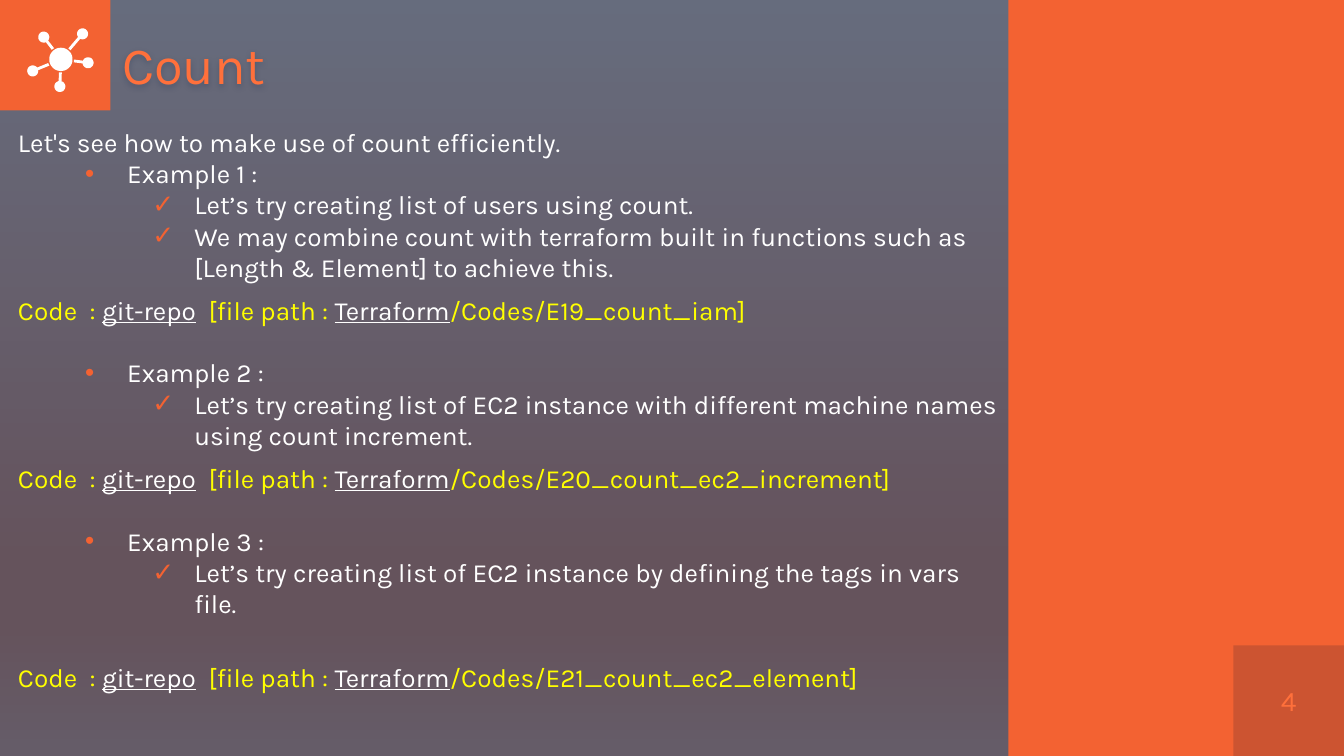
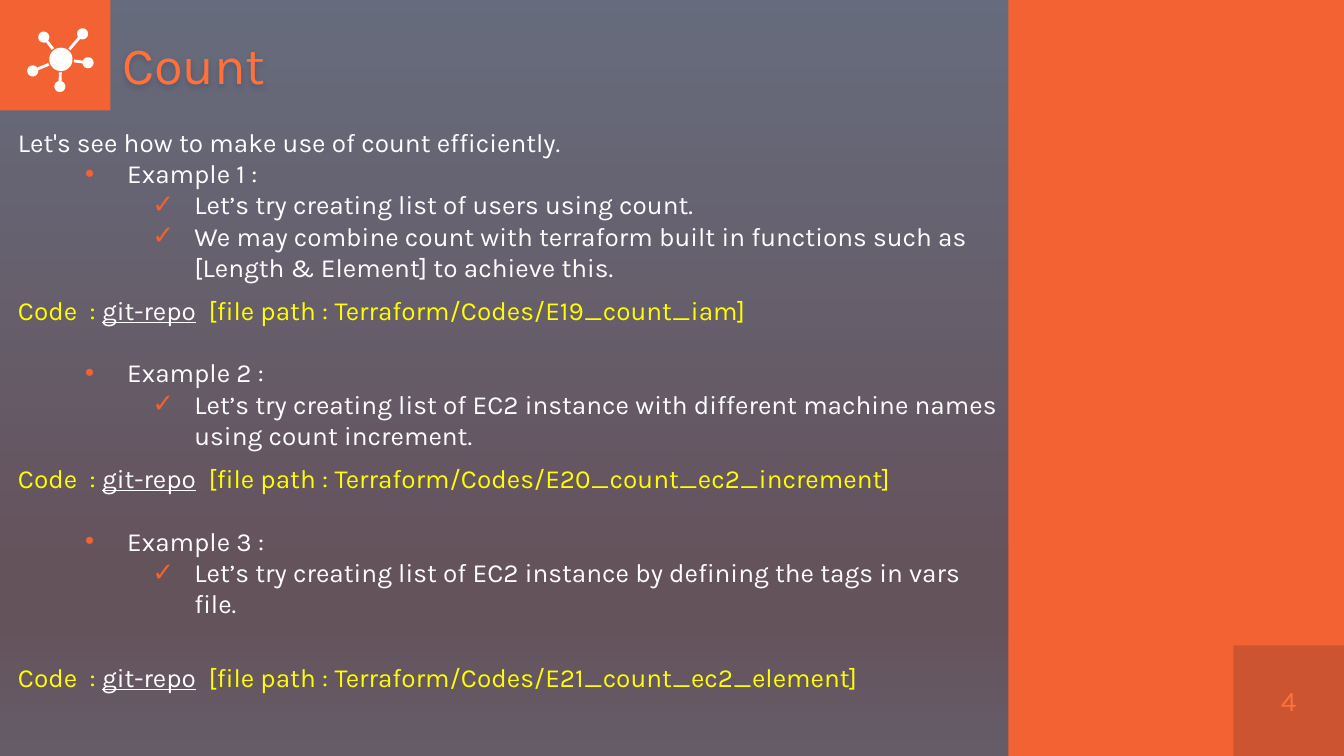
Before and after one commit to optimiztik/DevOps_Documents, a slide deck: slide 4 of Terraform/Advance Concepts/[Topic 3] TF-Conditionals.pptx. Drawn at 1344x756 pixels with LibreOffice and Linux fonts; fonts in the diff are those of the drawing. Boxes give left, top, right and bottom in pixels: in the first picture for what was removed or moved away, otherwise in the second. Text is boxed around its words. In the diff, an @@ line names an element or a change of style, - is before the commit and + after.

```diff
--- a/Terraform/Advance Concepts/[Topic 3] TF-Conditionals.pptx
+++ b/Terraform/Advance Concepts/[Topic 3] TF-Conditionals.pptx
@@ text at bbox=[18, 301, 890, 694]: text colour #FFFFFF to #FFFF00, underline off in "Terraform/Codes/E19_count_iam]", "Terraform/Codes/E20_count_ec2_increment]", "Terraform/Codes/E21_count_ec2_element]" @@
```
Also in this commit, not shown: 1 other slide changed, 53 other files.
